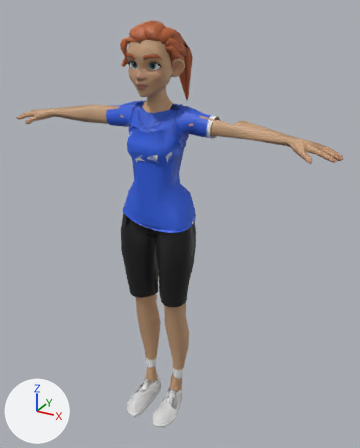
The FBX model client/Assets/Art/characters/cast/looks/npc_chain_tribalist_b/npc_chain_tribalist_b.fbx as it was, and as the next commit left it.
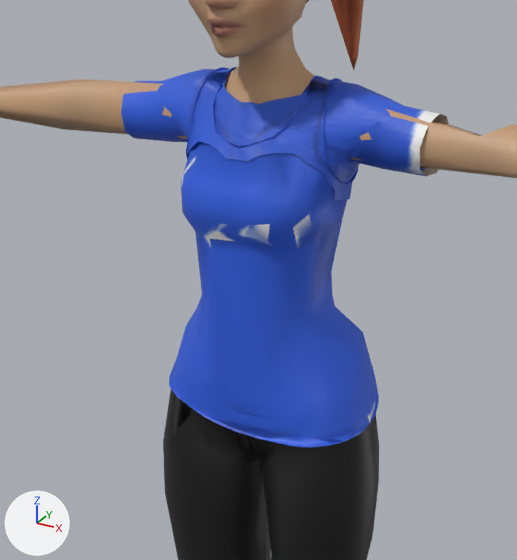
The first picture shows the older version from a camera (50 mm lens) standing at (0.98, -1.621, 1.745) and looking at (0.05, 0.07, 0.9). The close-ups show the older and then the newer version on the part from 18% to 68% of the width and 17% to 61% of the height of that picture. Only the edits that show in the close-ups are written down. Lighting does not change. The marker at lower left points along +X, +Y and +Z. Objects named as collision shapes, trigger or cutter boxes, shadow casters or lower levels of detail are left out.

Names of what the first close-up shows: 'npc_chain_tribalist_b_LOD0'.
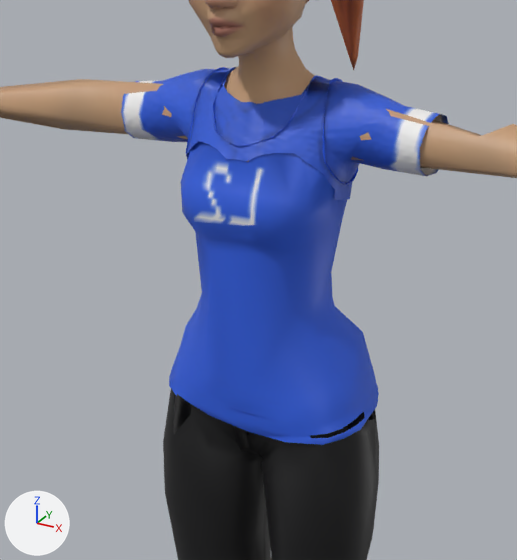
Boxes (x1, y1, x2, y2) around the edits, measured in the close-ups (517 x 560 px; the box of a moved part takes in the faces that stretch with it):
part 1 of me_npc_chain_tribalist_b_lod0, moved or reshaped
    before: (169, 199, 379, 448)
    after: (169, 199, 379, 445)
part 2 of me_npc_chain_tribalist_b_lod0, surface changed
    both: (121, 79, 449, 435)

Edits to the bpy script that builds the scene:
```text
Change me_npc_chain_tribalist_b_lod0:
    used by ob_npc_chain_tribalist_b_lod0; location = (0.0, 0.0, 0.0)
    remove me_npc_chain_tribalist_b_lod0.from_pydata(...)  # 3048 vertices, 5171 faces; spans x -0.7..0.7, y -0.19..0.22, z 0.0..1.7
    add me_npc_chain_tribalist_b_lod0.from_pydata(...)  # 3050 vertices, 5170 faces; spans x -0.7..0.7, y -0.19..0.22, z 0.0..1.7
    me_npc_chain_tribalist_b_lod0 part 1
    25 vertices are removed from x -0.12..0.16, y -0.11..0.08, z 0.94..1.39
    104 faces are deleted
    4 vertices move within x -0.14..0.15, y -0.11..0.08, z 0.94..1.01
    27 vertices are added at x -0.14..0.16, y -0.11..0.08, z 0.95..1.39
    103 new faces join them
    me_npc_chain_tribalist_b_lod0 part 2: 481 kept faces spanning x -0.23..0.23, y -0.12..0.09, z 0.95..1.41 get new texture (UV) coordinates
    other edits to the shape of me_npc_chain_tribalist_b_lod0 do not show in these pictures
```
